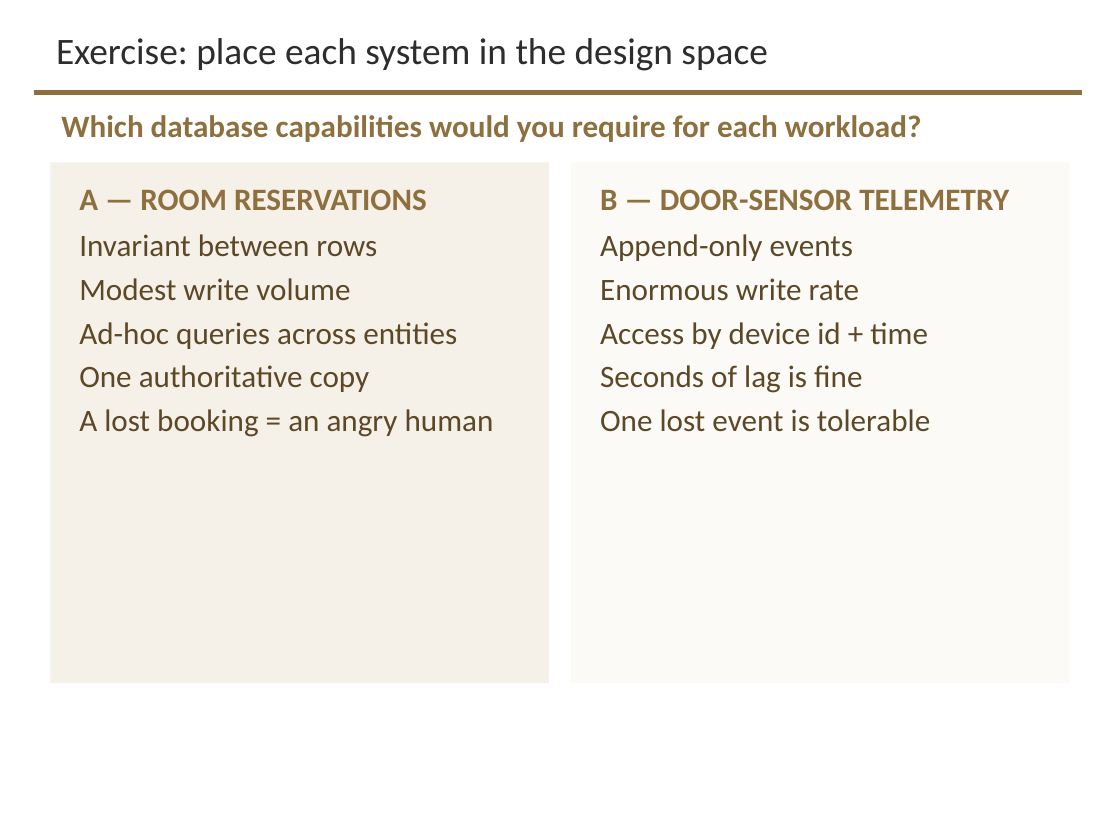
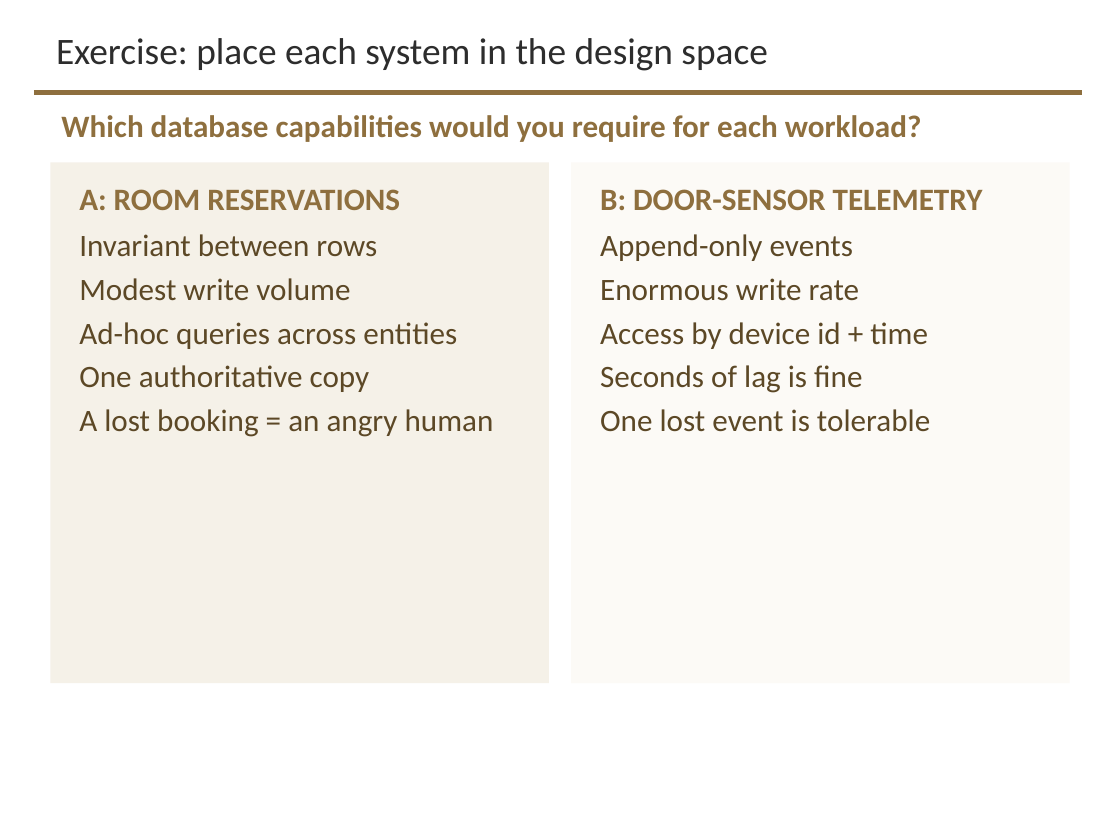
Before and after one commit to davisjam/model-based-agentic-software-engineering, a slide deck: slide 9 of course/lectures/act-3-software-in-the-world/02-compute-environments-and-data-management/3-2-Data-Management.pptx. Drawn at 1120x840 pixels with LibreOffice and Linux fonts; fonts in the diff are those of the drawing; background and template pictures are left out. Boxes give left, top, right and bottom in pixels: in the first picture for what was removed or moved away, otherwise in the second. Text is boxed around its words. In the diff, an @@ line names an element or a change of style, - is before the commit and + after.

```diff
--- a/course/lectures/act-3-software-in-the-world/02-compute-environments-and-data-management/3-2-Data-Management.pptx
+++ b/course/lectures/act-3-software-in-the-world/02-compute-environments-and-data-management/3-2-Data-Management.pptx
@@ text at box(79, 189, 400, 210): text changed @@
-A — ROOM RESERVATIONS
+A: ROOM RESERVATIONS
@@ text at box(600, 189, 983, 210): text changed @@
-B — DOOR-SENSOR TELEMETRY
+B: DOOR-SENSOR TELEMETRY
```
Also in this commit, not shown: 13 other slides changed.
